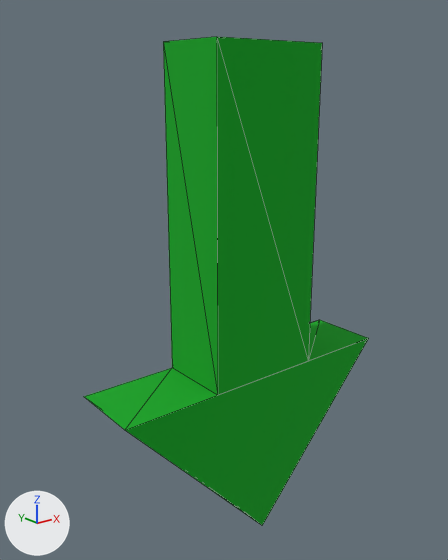
The glTF model assets/scene/Models/TutArrow.gltf as it was, and as the next commit left it.
One viewpoint serves both versions: a 50 mm camera at (-1.182, -1.39, 1.398) aimed at (-0.03, 0.05, 0.822). The lights are fixed; the arrows at lower left show +X, +Y and +Z. The picture after the commit comes second. Mesh edges are drawn as thin lines. Vertices at exactly the same position are counted once.
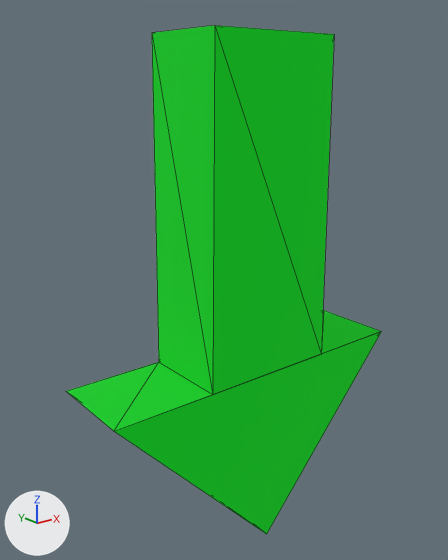
Patch to the scene script:
```diff
--- a/assets/scene/Models/TutArrow.gltf.py
+++ b/assets/scene/Models/TutArrow.gltf.py
@@ mat_neongreen @@
+mat_neongreen = principled_material('NeonGreen')
+mat_neongreen.base_color = (0.0, 0.391, 0.0128)  # green #00a81e
+mat_neongreen.roughness = 1.0
+mat_neongreen.emission_color = (0.0, 0.211, 0.00232)  # green #007f08
+mat_neongreen.emission_strength = 1.0
@@ me_cube_013 @@
 # used by ob_cube_008; location = (0.0, 0.0, 0.0)
-me_cube_013.from_pydata(...)  # 14 vertices, 24 faces; spans x -0.49..0.49, y -0.12..0.12, z 0.0..1.51
+me_cube_013.from_pydata(...)  # 28 vertices, 48 faces; spans x -0.54..0.54, y -0.14..0.14, z -0.02..1.53
+# me_cube_013 part 1: a new loose piece of 14 vertices spanning x -0.54..0.54, y -0.14..0.14, z -0.02..1.53, in mat_neongreen (green #00a81e, glowing green #007f08)
 me_cube_013.materials.append(mat_red)
+me_cube_013.materials.append(mat_neongreen)  # green #00a81e, glowing green #007f08
```

Changed parts and their boxes [x1, y1, x2, y2] in the pictures (448 x 560 px):
'Cube.008', reshaped (11% wider)
    before: [84, 37, 369, 526]
    after: [66, 25, 382, 534]
part 1 of me_cube_013, added (green)
    after: [66, 25, 382, 534]
